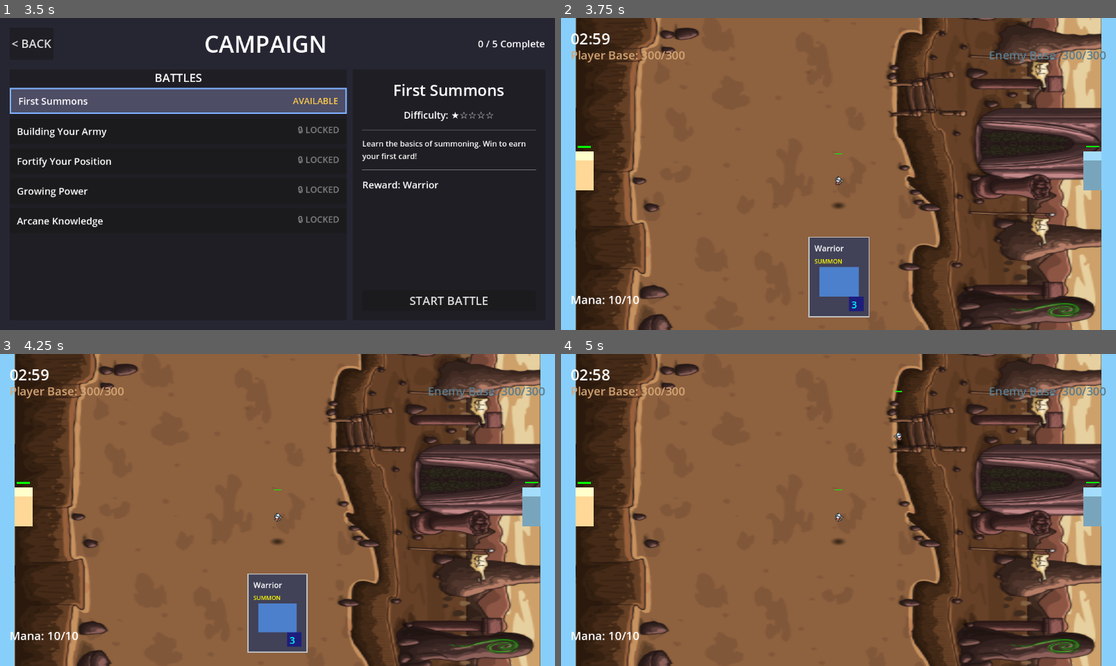
Above: before the commit, frames 1-4 (two rows, left to right).
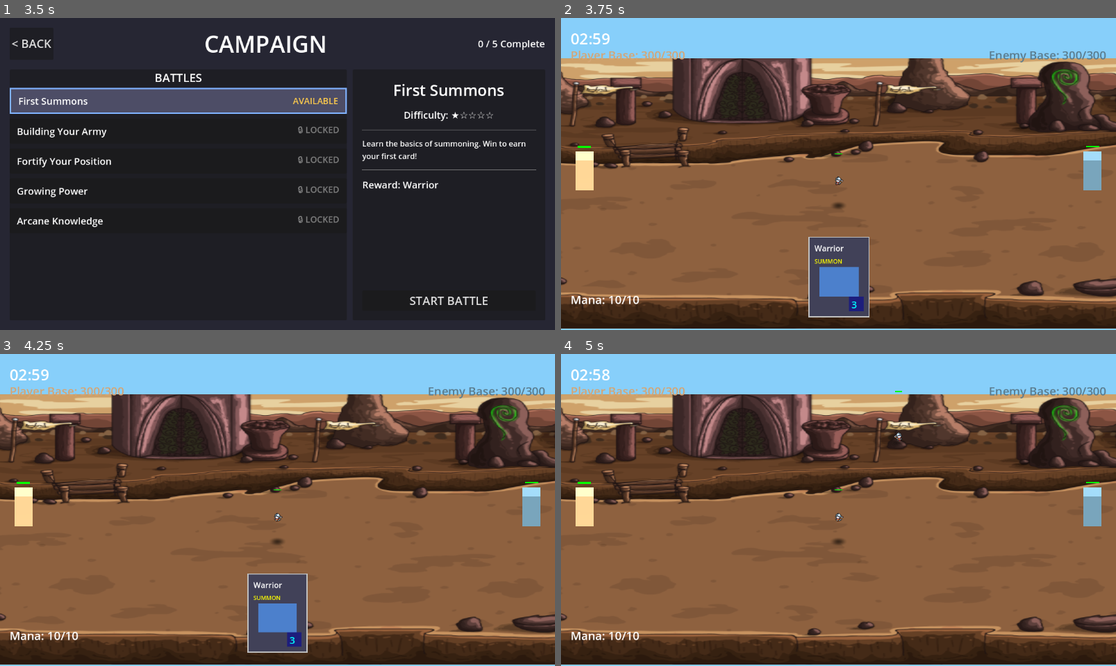
Above: after the commit, the same moments.

Repository: amari-charles/project-summoner
Game: Godot game, scene res://scenes/ui/main_menu.tscn
The game is run twice, just before and just after one commit, with the same random seed, the same clock (stepped at 60 frames per second) and the same inputs.
Inputs (mouse positions are in pixels of both pictures, inside the frame that each line leads up to):
- Up to frame 1 (3.5 s): click "PLAY" at 0.5 s; click "SELECT" at 1.25 s; click "CHOOSE WARRIOR" at 2 s; click (177, 99) at 2.75 s
- Up to frame 2 (3.75 s): click "START BATTLE" at 3.5 s
- Up to frame 3 (4.25 s): no input
- Up to frame 4 (5 s): tap Enter at 4.25 s; drag from (838, 612) to (894, 441) at 4.27 s

Frame 1 is identical in both runs. In frame 2, 67% of the frame differs, in the area x 0-100%, y 0-100%; in frame 3, 67%; in frame 4, 68%.

Commit message:
Rotate background plane 90 degrees counter-clockwise
Applied Y-axis rotation to correct background image orientation.

🤖 Generated with [Claude Code](https://claude.com/claude-code)

Co-Authored-By: Claude <noreply@anthropic.com>

Diff:
--- a/scenes/battlefield/base_battlefield_3d.tscn
+++ b/scenes/battlefield/base_battlefield_3d.tscn
@@ -60,7 +60,7 @@
 environment = SubResource("Environment_1")
 
 [node name="Background" type="MeshInstance3D" parent="."]
-transform = Transform3D(1, 0, 0, 0, 1, 0, 0, 0, 1, 0, -1, 0)
+transform = Transform3D(0, 0, 1, 0, 1, 0, -1, 0, 0, 0, -1, 0)
 mesh = SubResource("PlaneMesh_background")
 surface_material_override/0 = SubResource("StandardMaterial3D_background")
 
